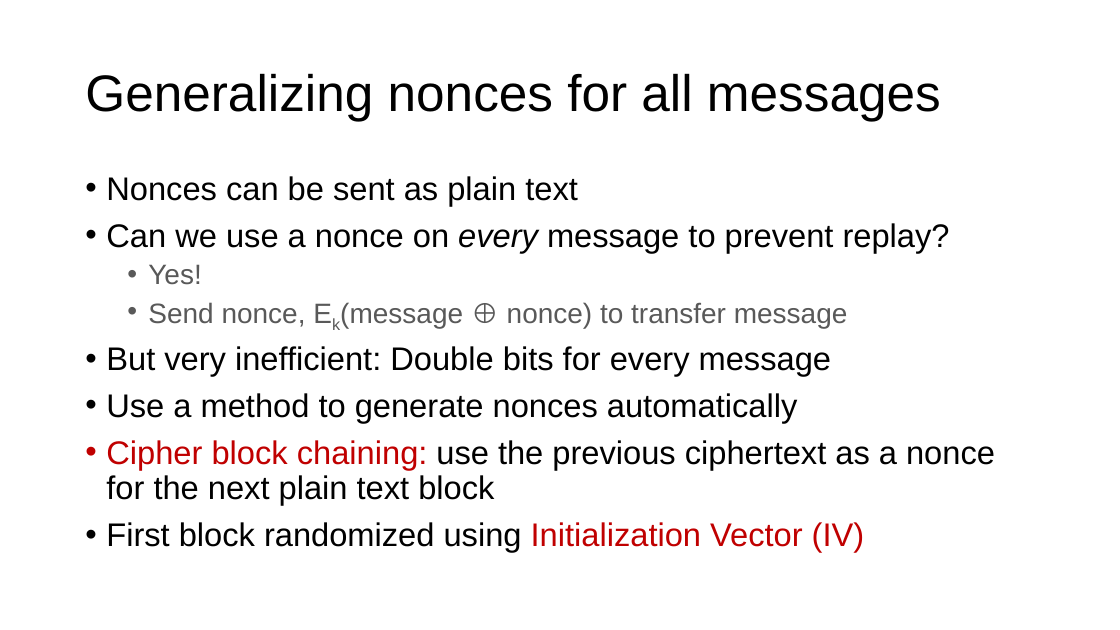
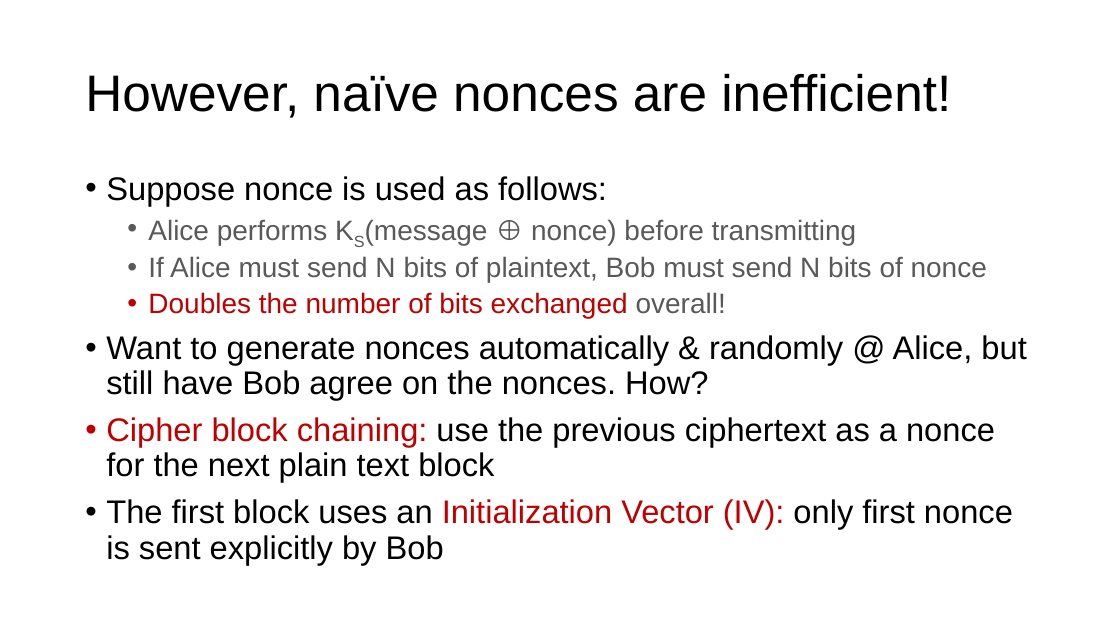
Before and after one commit to ngsrinivas/coursegen, a slide deck: slide 41 of ex/352-S21/staging/352-S21/lectures/security-symmetric-key-crypto.pptx (slide 28 before the commit). Drawn at 1120x630 pixels with LibreOffice and Linux fonts; fonts in the diff are those of the drawing. Boxes give left, top, right and bottom in pixels: in the first picture for what was removed or moved away, otherwise in the second. Text is boxed around its words. In the diff, an @@ line names an element or a change of style, - is before the commit and + after.

```diff
--- a/ex/352-S21/staging/352-S21/lectures/security-symmetric-key-crypto.pptx
+++ b/ex/352-S21/staging/352-S21/lectures/security-symmetric-key-crypto.pptx
@@ title at (85, 73, 951, 118): text changed @@
-Generalizing nonces for all messages
+However, naïve nonces are inefficient!
@@ text at (106, 176, 1026, 400): text changed; size 28 to 24 pt @@
-• Nonces can be sent as plain text
-• Can we use a nonce on every message to prevent replay?
-  • Yes!
-  • Send nonce, Ek(message ⊕ nonce) to transfer message
-• But very inefficient: Double bits for every message
-• Use a method to generate nonces automatically
+• Suppose nonce is used as follows:
+  • Alice performs KS(message ⊕ nonce) before transmitting
+  • If Alice must send N bits of plaintext, Bob must send N bits of nonce
+  • Doubles the number of bits exchanged overall!
+• Want to generate nonces automatically & randomly @ Alice, but still have Bob agree on the nonces. How?
@@ text at (106, 499, 1013, 565): text changed @@
-• First block randomized using Initialization Vector (IV)
+• The first block uses an Initialization Vector (IV): only first nonce is sent explicitly by Bob
```
Also in this commit, not shown: 19 other slides changed, 22 slides added, 8 slides removed, 1 other file.
